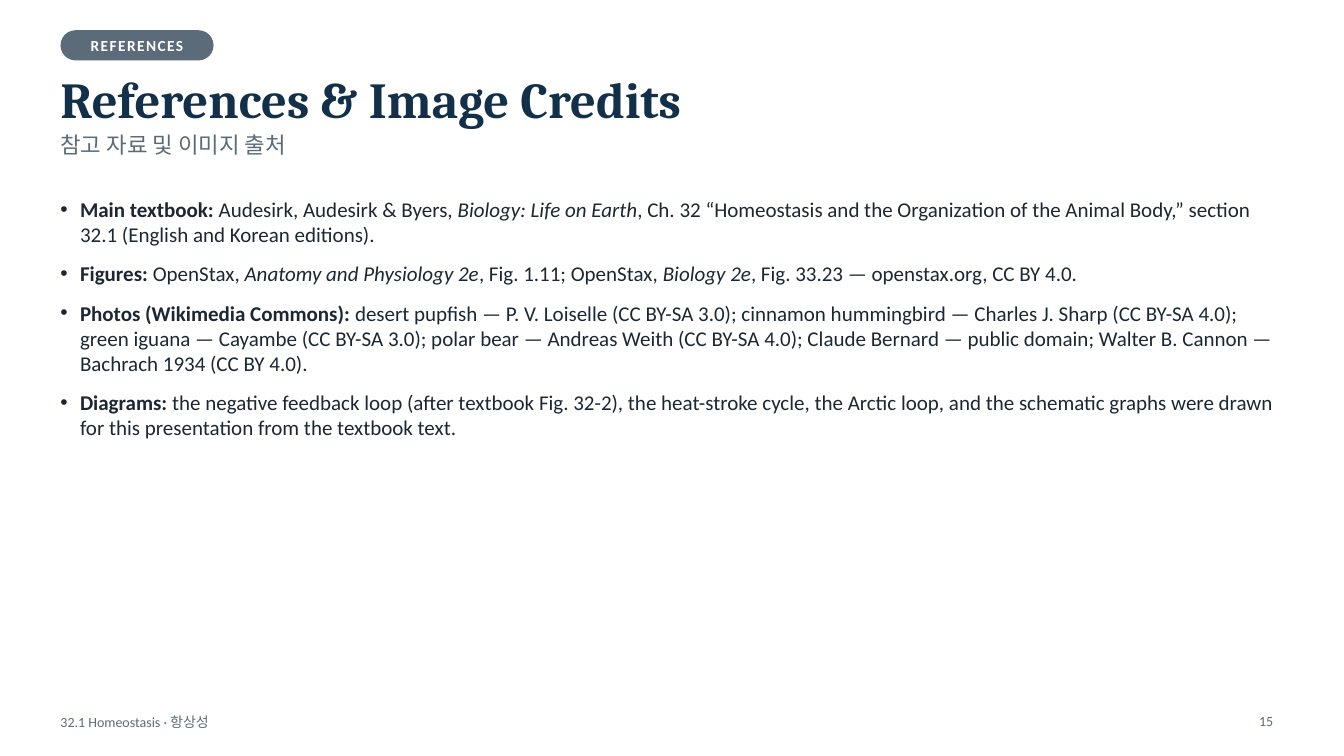
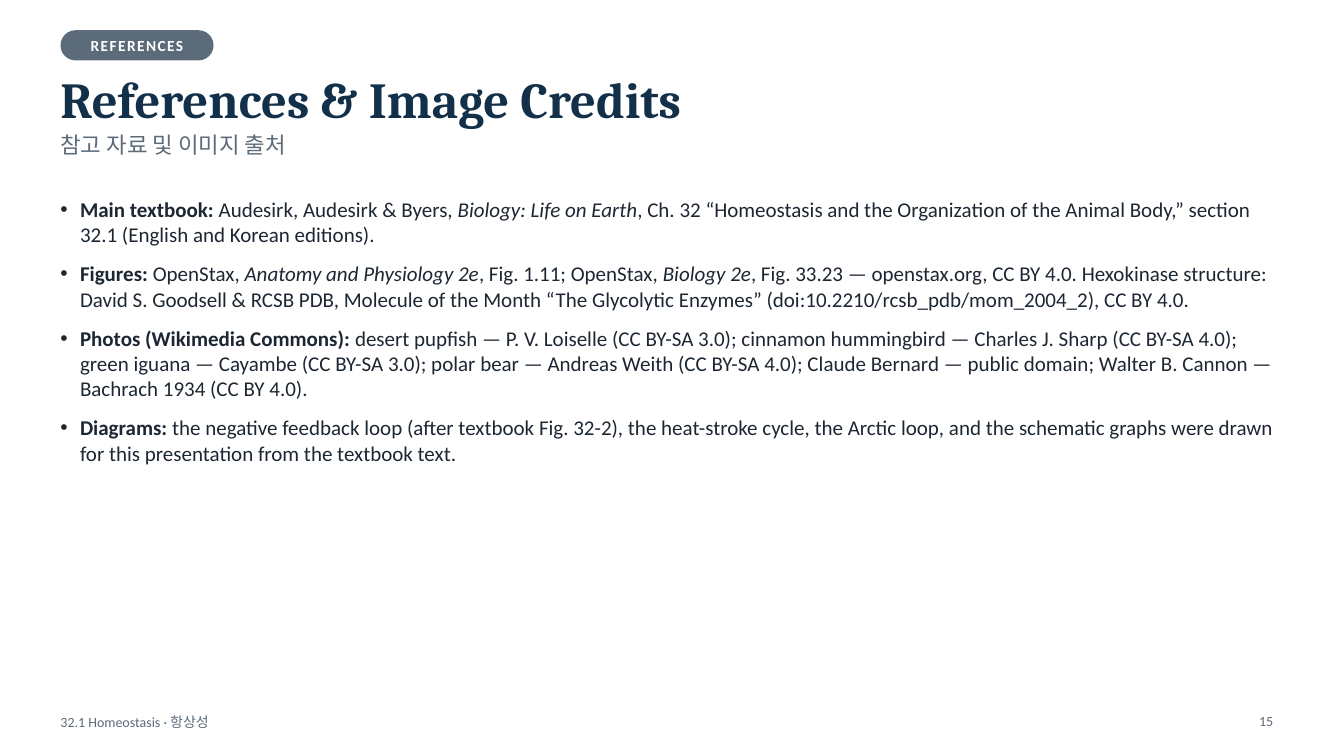
Before and after one commit to coula0908/biology, a slide deck: slide 15 of 32.1_homeostasis/32.1_Homeostasis_short.pptx. Drawn at 1344x756 pixels with LibreOffice and Linux fonts; fonts in the diff are those of the drawing. Boxes give left, top, right and bottom in pixels: in the first picture for what was removed or moved away, otherwise in the second. Text is boxed around its words. In the diff, an @@ line names an element or a change of style, - is before the commit and + after.

```diff
--- a/32.1_homeostasis/32.1_Homeostasis_short.pptx
+++ b/32.1_homeostasis/32.1_Homeostasis_short.pptx
@@ text at [80,266,1266,311]: text changed @@
-• Figures: OpenStax, Anatomy and Physiology 2e, Fig. 1.11; OpenStax, Biology 2e, Fig. 33.23 — openstax.org, CC BY 4.0.
+• Figures: OpenStax, Anatomy and Physiology 2e, Fig. 1.11; OpenStax, Biology 2e, Fig. 33.23 — openstax.org, CC BY 4.0. Hexokinase structure: David S. Goodsell & RCSB PDB, Molecule of the Month “The Glycolytic Enzymes” (doi:10.2210/rcsb_pdb/mom_2004_2), CC BY 4.0.
```
Also in this commit, not shown: 3 other slides changed, 11 other files.
